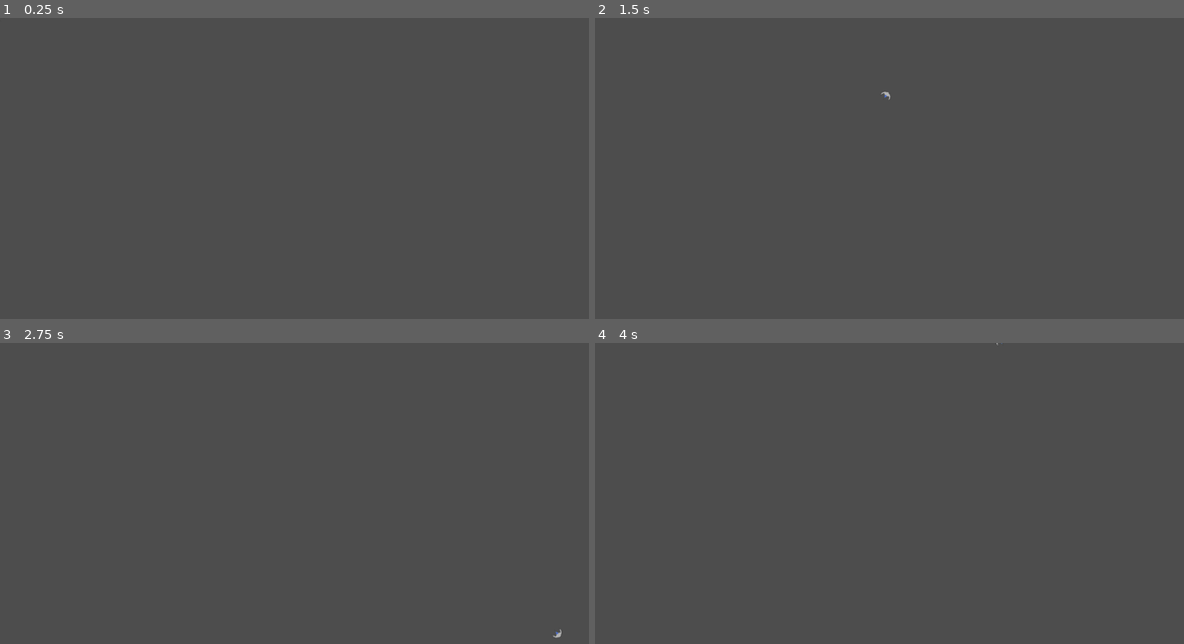
Above: before the commit, frames 1-4 (two rows, left to right).
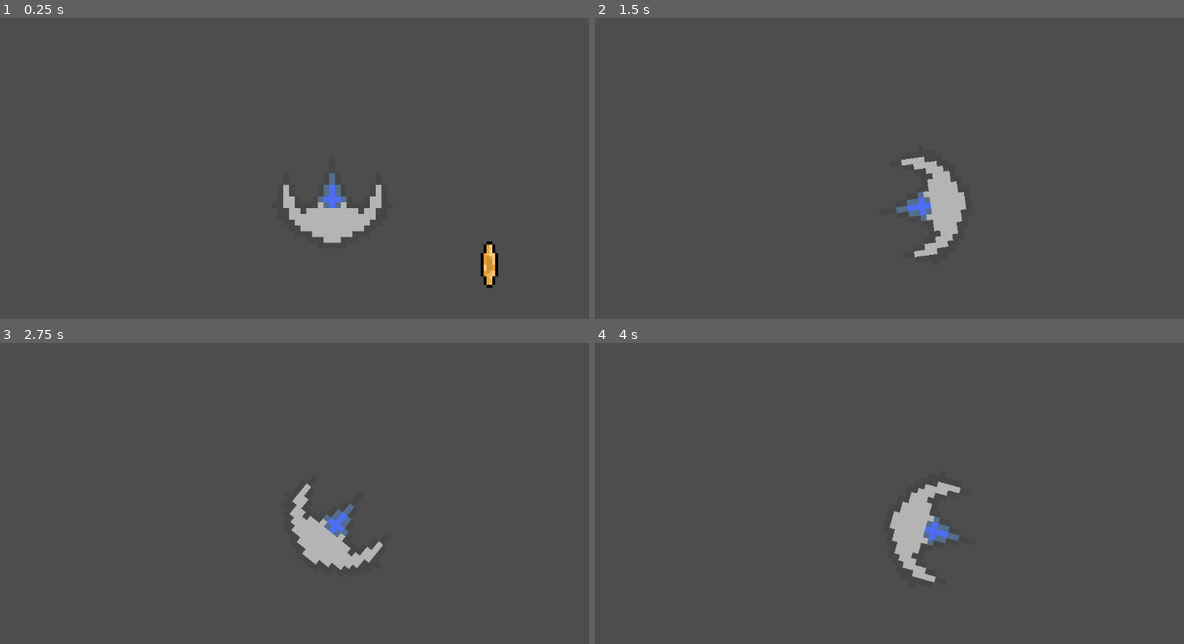
Above: after the commit, the same moments.

Repository: karlowinner/DDU
Game: Godot game, scene res://main_scene.tscn
The game is run twice, just before and just after one commit, with the same random seed, the same clock (stepped at 60 frames per second) and the same inputs. Before the commit the project starts from res://node_2d.tscn.
Inputs (mouse positions are in pixels of both pictures, inside the frame that each line leads up to):
- Up to frame 1 (0.25 s): no input
- Up to frame 2 (1.5 s): move the mouse to (1072, 186) at 0.52 s; hold Right (ui_right) 0.53-1.28 s; move the mouse to (795, 222) at 1.27 s; hold Down (ui_down) from 1.28 s (still down)
- Up to frame 3 (2.75 s): tap Enter at 2 s; move the mouse to (400, 448) at 2.02 s; release Down (ui_down) at 2.03 s; hold Right (ui_right) from 2.03 s (still down)
- Up to frame 4 (4 s): tap Space at 2.75 s; move the mouse to (895, 604) at 2.77 s; release Right (ui_right) at 2.78 s; hold Up (ui_up) 2.78-3.53 s; tap Enter at 3.5 s; move the mouse to (1125, 586) at 3.52 s; hold Left (ui_left) from 3.53 s (still down)

The runs differ from the first frame. In frame 1, 2.1% of the frame differs, in the area x 48-85%, y 51-90%; in frame 2, 1.8%; in frame 3, 1.8%; in frame 4, 1.8%.

Commit message:
Add files via upload

Diff:
--- /dev/null
+++ b/ddu-spil-projekt/DDU/ddu-spil-projekt/icon.svg
@@ -0,0 +1 @@
+<svg xmlns="http://www.w3.org/2000/svg" width="128" height="128"><rect width="124" height="124" x="2" y="2" fill="#363d52" stroke="#212532" stroke-width="4" rx="14"/><g fill="#fff" transform="translate(12.322 12.322)scale(.101)"><path d="M105 673v33q407 354 814 0v-33z"/><path fill="#478cbf" d="m105 673 152 14q12 1 15 14l4 67 132 10 8-61q2-11 15-15h162q13 4 15 15l8 61 132-10 4-67q3-13 15-14l152-14V427q30-39 56-81-35-59-83-108-43 20-82 47-40-37-88-64 7-51 8-102-59-28-123-42-26 43-46 89-49-7-98 0-20-46-46-89-64 14-123 42 1 51 8 102-48 27-88 64-39-27-82-47-48 49-83 108 26 42 56 81zm0 33v39c0 276 813 276 814 0v-39l-134 12-5 69q-2 10-14 13l-162 11q-12 0-16-11l-10-65H446l-10 65q-4 11-16 11l-162-11q-12-3-14-13l-5-69z"/><path d="M483 600c0 34 58 34 58 0v-86c0-34-58-34-58 0z"/><circle cx="725" cy="526" r="90"/><circle cx="299" cy="526" r="90"/></g><g fill="#414042" transform="translate(12.322 12.322)scale(.101)"><circle cx="307" cy="532" r="60"/><circle cx="717" cy="532" r="60"/></g></svg>
--- /dev/null
+++ b/ddu-spil-projekt/DDU/ddu-spil-projekt/node_2d.gd
@@ -0,0 +1,2 @@
+func print():
+	print("hello world")
--- /dev/null
+++ b/ddu-spil-projekt/DDU/ddu-spil-projekt/node_2d.tscn
@@ -0,0 +1,11 @@
+[gd_scene load_steps=3 format=3 uid="uid://cike7ssnuaboq"]
+
+[ext_resource type="Script" uid="uid://8f7a617ydkos" path="res://player.gd" id="1_wtcfe"]
+[ext_resource type="Texture2D" uid="uid://djw2b7kjrg5iv" path="res://pixilart-drawing.png" id="2_0e48y"]
+
+[node name="CharacterBody2D" type="CharacterBody2D"]
+script = ExtResource("1_wtcfe")
+
+[node name="Pixilart-drawing" type="Sprite2D" parent="."]
+position = Vector2(-2, 2)
+texture = ExtResource("2_0e48y")
--- /dev/null
+++ b/ddu-spil-projekt/DDU/ddu-spil-projekt/player.gd
@@ -0,0 +1,13 @@
+extends CharacterBody2D
+
+var character_speed = 40000
+
+func _physics_process(delta: float) -> void:
+	var direction = Input.get_vector("ui_left","ui_right","ui_up","ui_down")
+	velocity = direction * character_speed*delta
+	move_and_slide()
+
+
+func _process(delta: float) -> void:
+	look_at(get_global_mouse_position())
+	rotation=(get_global_mouse_position()-global_position).angle()+deg_to_rad(90) #rotated 90 degrees to point it to mouse position start position
--- /dev/null
+++ b/ddu-spil-projekt/DDU/ddu-spil-projekt/project.godot
@@ -0,0 +1,16 @@
+; Engine configuration file.
+; It's best edited using the editor UI and not directly,
+; since the parameters that go here are not all obvious.
+;
+; Format:
+;   [section] ; section goes between []
+;   param=value ; assign values to parameters
+
+config_version=5
+
+[application]
+
+config/name="DDU spil projekt"
+run/main_scene="res://node_2d.tscn"
+config/features=PackedStringArray("4.4", "Forward Plus")
+config/icon="res://icon.svg"
--- /dev/null
+++ b/ddu-spil-projekt/area_2d.tscn
@@ -0,0 +1,97 @@
+[gd_scene load_steps=8 format=3 uid="uid://csv0dyktyx3rg"]
+
+[ext_resource type="Script" uid="uid://bhifnlb4e5wh3" path="res://coin.gd" id="1_dl81w"]
+[ext_resource type="Texture2D" uid="uid://yxeexokb2lq8" path="res://coin.png" id="2_dl81w"]
+
+[sub_resource type="CircleShape2D" id="CircleShape2D_5rgpn"]
+radius = 46.0109
+
+[sub_resource type="Animation" id="Animation_c33a7"]
+length = 0.001
+tracks/0/type = "value"
+tracks/0/imported = false
+tracks/0/enabled = true
+tracks/0/path = NodePath("Sprite2D:frame")
+tracks/0/interp = 1
+tracks/0/loop_wrap = true
+tracks/0/keys = {
+"times": PackedFloat32Array(0),
+"transitions": PackedFloat32Array(1),
+"update": 1,
+"values": [0]
+}
+
+[sub_resource type="Animation" id="Animation_c0nl8"]
+resource_name = "active"
+length = 1.5
+loop_mode = 1
+tracks/0/type = "value"
+tracks/0/imported = false
+tracks/0/enabled = true
+tracks/0/path = NodePath("Sprite2D:frame")
+tracks/0/interp = 1
+tracks/0/loop_wrap = true
+tracks/0/keys = {
+"times": PackedFloat32Array(0, 0.1, 0.2, 0.3, 0.4, 0.5, 0.6),
+"transitions": PackedFloat32Array(1, 1, 1, 1, 1, 1, 1),
+"update": 1,
+"values": [0, 1, 2, 3, 4, 5, 6]
+}
+
+[sub_resource type="Animation" id="Animation_1dtnr"]
+resource_name = "destroy"
+length = 0.5
+tracks/0/type = "value"
+tracks/0/imported = false
+tracks/0/enabled = true
+tracks/0/path = NodePath("Sprite2D:frame")
+tracks/0/interp = 1
+tracks/0/loop_wrap = true
+tracks/0/keys = {
+"times": PackedFloat32Array(0, 0.1, 0.2, 0.3, 0.4),
+"transitions": PackedFloat32Array(1, 1, 1, 1, 1),
+"update": 1,
+"values": [7, 8, 9, 10, 11]
+}
+tracks/1/type = "value"
+tracks/1/imported = false
+tracks/1/enabled = true
+tracks/1/path = NodePath("CollisionShape2D:disabled")
+tracks/1/interp = 1
+tracks/1/loop_wrap = true
+tracks/1/keys = {
+"times": PackedFloat32Array(0.5),
+"transitions": PackedFloat32Array(1),
+"update": 1,
+"values": [true]
+}
+
+[sub_resource type="AnimationLibrary" id="AnimationLibrary_oqxq1"]
+_data = {
+&"RESET": SubResource("Animation_c33a7"),
+&"active": SubResource("Animation_c0nl8"),
+&"destroy": SubResource("Animation_1dtnr")
+}
+
+[node name="coin" type="Area2D"]
+position = Vector2(271, 98)
+collision_layer = 16
+collision_mask = 16
+script = ExtResource("1_dl81w")
+
+[node name="Sprite2D" type="Sprite2D" parent="."]
+texture_filter = 1
+scale = Vector2(5, 5)
+texture = ExtResource("2_dl81w")
+hframes = 12
+
+[node name="CollisionShape2D" type="CollisionShape2D" parent="."]
+scale = Vector2(1, 0.985443)
+shape = SubResource("CircleShape2D_5rgpn")
+
+[node name="AnimationPlayer" type="AnimationPlayer" parent="."]
+libraries = {
+&"": SubResource("AnimationLibrary_oqxq1")
+}
+
+[connection signal="body_entered" from="." to="." method="_on_body_entered"]
--- /dev/null
+++ b/ddu-spil-projekt/coin.gd
@@ -0,0 +1,10 @@
+extends Area2D
+
+func _ready():
+	$AnimationPlayer.play("active")
+
+func _on_body_entered(body: Node2D) -> void:
+	if body.name =="player":
+		$AnimationPlayer.play("destroy")
+		await $AnimationPlayer.animation_finished
+		queue_free()
--- /dev/null
+++ b/ddu-spil-projekt/main_scene.tscn
@@ -0,0 +1,14 @@
+[gd_scene load_steps=3 format=3 uid="uid://cvr0ikfoks5u5"]
+
+[ext_resource type="PackedScene" uid="uid://cike7ssnuaboq" path="res://node_2d.tscn" id="1_2c62f"]
+[ext_resource type="PackedScene" uid="uid://csv0dyktyx3rg" path="res://area_2d.tscn" id="2_gyfs4"]
+
+[node name="Node2D" type="Node2D"]
+
+[node name="player" parent="." instance=ExtResource("1_2c62f")]
+collision_layer = 16
+collision_mask = 0
+
+[node name="Area2D" parent="." instance=ExtResource("2_gyfs4")]
+position = Vector2(271, 97)
+collision_mask = 17
--- a/ddu-spil-projekt/node_2d.tscn
+++ b/ddu-spil-projekt/node_2d.tscn
@@ -1,11 +1,24 @@
-[gd_scene load_steps=3 format=3 uid="uid://cike7ssnuaboq"]
+[gd_scene load_steps=4 format=3 uid="uid://cike7ssnuaboq"]
 
 [ext_resource type="Script" uid="uid://8f7a617ydkos" path="res://player.gd" id="1_wtcfe"]
 [ext_resource type="Texture2D" uid="uid://djw2b7kjrg5iv" path="res://pixilart-drawing.png" id="2_0e48y"]
 
-[node name="CharacterBody2D" type="CharacterBody2D"]
+[sub_resource type="CircleShape2D" id="CircleShape2D_0e48y"]
+radius = 102.0
+
+[node name="player" type="CharacterBody2D"]
+collision_layer = 0
+collision_mask = 16
 script = ExtResource("1_wtcfe")
 
 [node name="Pixilart-drawing" type="Sprite2D" parent="."]
-position = Vector2(-2, 2)
+texture_filter = 1
+position = Vector2(14, 4)
+scale = Vector2(10, 10)
 texture = ExtResource("2_0e48y")
+
+[node name="CollisionShape2D" type="CollisionShape2D" parent="."]
+shape = SubResource("CircleShape2D_0e48y")
+
+[node name="Camera2D" type="Camera2D" parent="."]
+position = Vector2(0, -1)
--- a/ddu-spil-projekt/player.gd
+++ b/ddu-spil-projekt/player.gd
@@ -8,6 +8,6 @@
 	move_and_slide()
 
 
-func _process(delta: float) -> void:
+func _process(_delta: float) -> void:
 	look_at(get_global_mouse_position())
 	rotation=(get_global_mouse_position()-global_position).angle()+deg_to_rad(90) #rotated 90 degrees to point it to mouse position start position
--- a/ddu-spil-projekt/project.godot
+++ b/ddu-spil-projekt/project.godot
@@ -11,6 +11,45 @@
 [application]
 
 config/name="DDU spil projekt"
-run/main_scene="res://node_2d.tscn"
+run/main_scene="uid://cvr0ikfoks5u5"
 config/features=PackedStringArray("4.4", "Forward Plus")
 config/icon="res://icon.svg"
+
+[input]
+
+ui_left={
+"deadzone": 0.5,
+"events": [Object(InputEventKey,"resource_local_to_scene":false,"resource_name":"","device":0,"window_id":0,"alt_pressed":false,"shift_pressed":false,"ctrl_pressed":false,"meta_pressed":false,"pressed":false,"keycode":4194319,"physical_keycode":0,"key_label":0,"unicode":0,"location":0,"echo":false,"script":null)
+, Object(InputEventJoypadButton,"resource_local_to_scene":false,"resource_name":"","device":0,"button_index":13,"pressure":0.0,"pressed":false,"script":null)
+, Object(InputEventJoypadMotion,"resource_local_to_scene":false,"resource_name":"","device":0,"axis":0,"axis_value":-1.0,"script":null)
+, Object(InputEventKey,"resource_local_to_scene":false,"resource_name":"","device":-1,"window_id":0,"alt_pressed":false,"shift_pressed":false,"ctrl_pressed":false,"meta_pressed":false,"pressed":false,"keycode":0,"physical_keycode":65,"key_label":0,"unicode":97,"location":0,"echo":false,"script":null)
+]
+}
+ui_right={
+"deadzone": 0.5,
+"events": [Object(InputEventKey,"resource_local_to_scene":false,"resource_name":"","device":0,"window_id":0,"alt_pressed":false,"shift_pressed":false,"ctrl_pressed":false,"meta_pressed":false,"pressed":false,"keycode":4194321,"physical_keycode":0,"key_label":0,"unicode":0,"location":0,"echo":false,"script":null)
+, Object(InputEventJoypadButton,"resource_local_to_scene":false,"resource_name":"","device":0,"button_index":14,"pressure":0.0,"pressed":false,"script":null)
+, Object(InputEventJoypadMotion,"resource_local_to_scene":false,"resource_name":"","device":0,"axis":0,"axis_value":1.0,"script":null)
+, Object(InputEventKey,"resource_local_to_scene":false,"resource_name":"","device":-1,"window_id":0,"alt_pressed":false,"shift_pressed":false,"ctrl_pressed":false,"meta_pressed":false,"pressed":false,"keycode":0,"physical_keycode":68,"key_label":0,"unicode":100,"location":0,"echo":false,"script":null)
+]
+}
+ui_up={
+"deadzone": 0.5,
+"events": [Object(InputEventKey,"resource_local_to_scene":false,"resource_name":"","device":0,"window_id":0,"alt_pressed":false,"shift_pressed":false,"ctrl_pressed":false,"meta_pressed":false,"pressed":false,"keycode":4194320,"physical_keycode":0,"key_label":0,"unicode":0,"location":0,"echo":false,"script":null)
+, Object(InputEventJoypadButton,"resource_local_to_scene":false,"resource_name":"","device":0,"button_index":11,"pressure":0.0,"pressed":false,"script":null)
+, Object(InputEventJoypadMotion,"resource_local_to_scene":false,"resource_name":"","device":0,"axis":1,"axis_value":-1.0,"script":null)
+, Object(InputEventKey,"resource_local_to_scene":false,"resource_name":"","device":-1,"window_id":0,"alt_pressed":false,"shift_pressed":false,"ctrl_pressed":false,"meta_pressed":false,"pressed":false,"keycode":0,"physical_keycode":87,"key_label":0,"unicode":119,"location":0,"echo":false,"script":null)
+]
+}
+ui_down={
+"deadzone": 0.5,
+"events": [Object(InputEventKey,"resource_local_to_scene":false,"resource_name":"","device":0,"window_id":0,"alt_pressed":false,"shift_pressed":false,"ctrl_pressed":false,"meta_pressed":false,"pressed":false,"keycode":4194322,"physical_keycode":0,"key_label":0,"unicode":0,"location":0,"echo":false,"script":null)
+, Object(InputEventJoypadButton,"resource_local_to_scene":false,"resource_name":"","device":0,"button_index":12,"pressure":0.0,"pressed":false,"script":null)
+, Object(InputEventJoypadMotion,"resource_local_to_scene":false,"resource_name":"","device":0,"axis":1,"axis_value":1.0,"script":null)
+, Object(InputEventKey,"resource_local_to_scene":false,"resource_name":"","device":-1,"window_id":0,"alt_pressed":false,"shift_pressed":false,"ctrl_pressed":false,"meta_pressed":false,"pressed":false,"keycode":0,"physical_keycode":83,"key_label":0,"unicode":115,"location":0,"echo":false,"script":null)
+]
+}
+
+[layer_names]
+
+2d_physics/layer_5="coin"
Not shown, added: ddu-spil-projekt/DDU/ddu-spil-projekt/icon.svg.import
Not shown, added: ddu-spil-projekt/DDU/ddu-spil-projekt/node_2d.gd.uid
Binary file added: ddu-spil-projekt/DDU/ddu-spil-projekt/pixilart-drawing.png
Not shown, added: ddu-spil-projekt/DDU/ddu-spil-projekt/pixilart-drawing.png.import
Not shown, added: ddu-spil-projekt/DDU/ddu-spil-projekt/player.gd.uid
Not shown, added: ddu-spil-projekt/coin.gd.uid
Binary file added: ddu-spil-projekt/coin.png
Not shown, added: ddu-spil-projekt/coin.png.import
